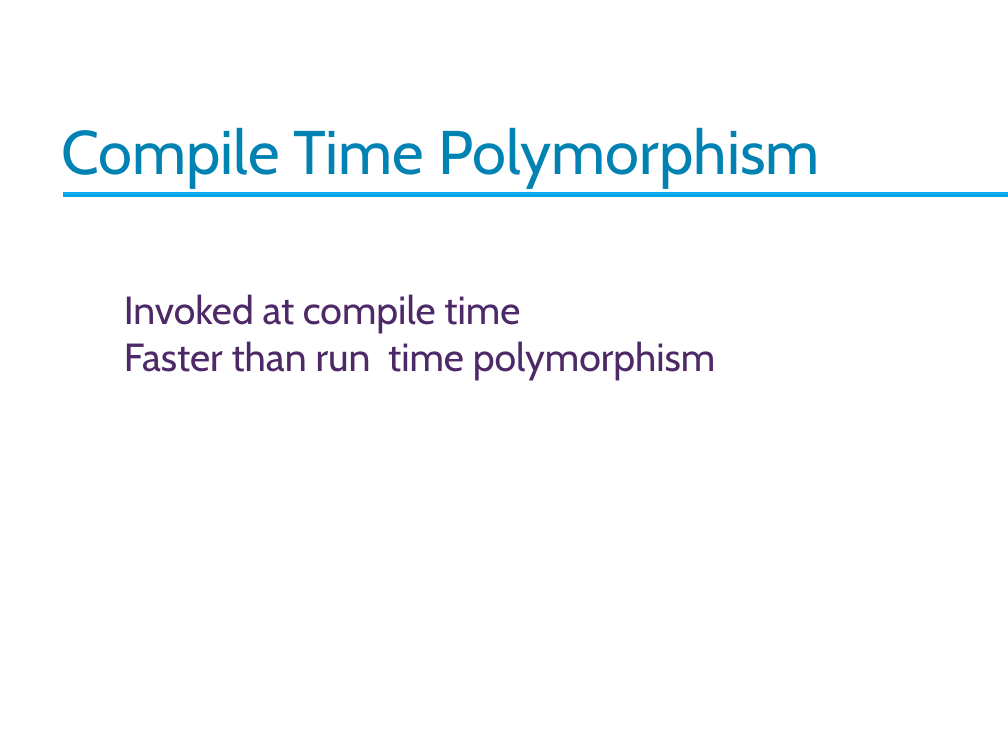
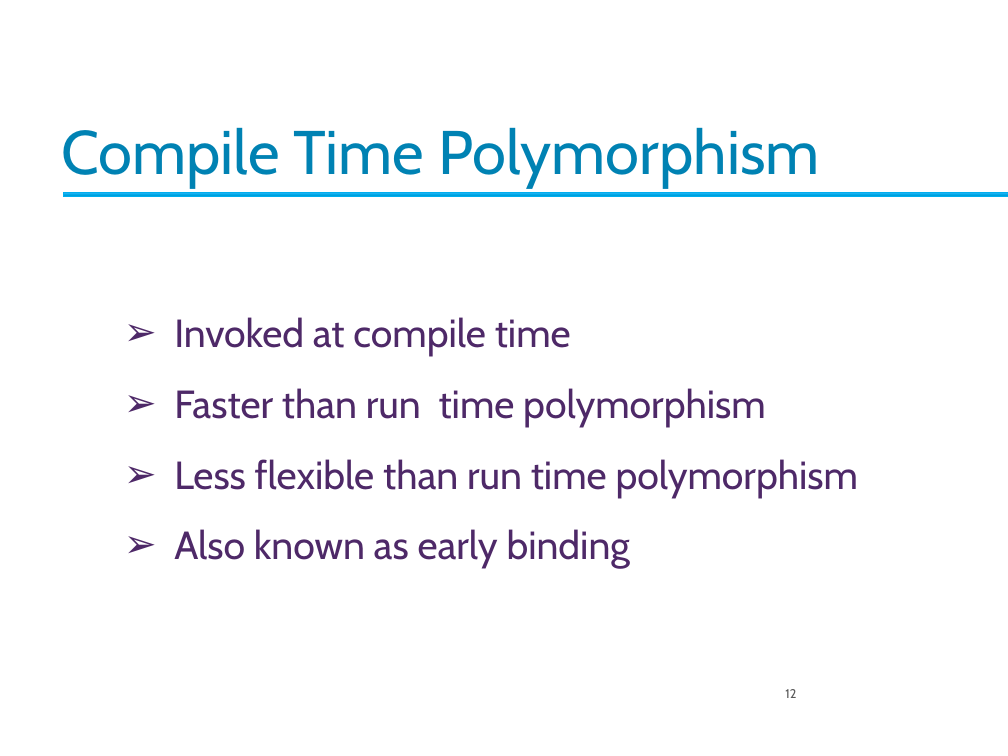
Before and after one commit to Imran4424/C-Plus-Plus-Object-Oriented, a slide deck: slide 12 of OOP.pptx (slide 11 before the commit). Drawn at 1008x756 pixels with LibreOffice and Linux fonts; fonts in the diff are those of the drawing; background and template pictures are left out. Boxes give left, top, right and bottom in pixels: in the first picture for what was removed or moved away, otherwise in the second. Text is boxed around its words. In the diff, an @@ line names an element or a change of style, - is before the commit and + after.

```diff
--- a/OOP.pptx
+++ b/OOP.pptx
@@ text at [174,317,766,428]: bullet none to ➢; line spacing 1 to 1.5 @@
@@ text at [174,459,859,569]: paragraphs added @@
+➢ Less flexible than run time polymorphism
+➢ Also known as early binding
@@ page number added at [785,689,796,698], 9 pt, text #595959 @@
+12
```
Also in this commit, not shown: 12 other slides changed, 1 slide added.
